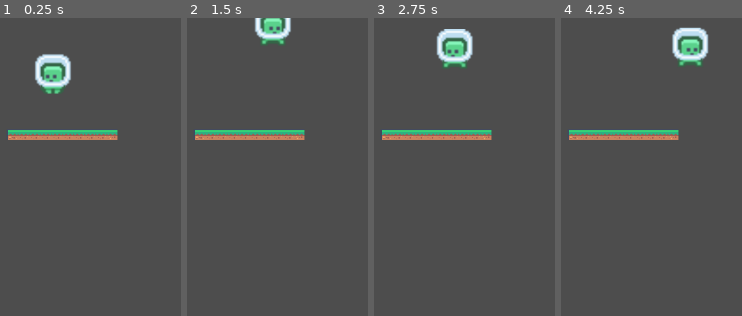
Above: before the commit, frames 1-4 (left to right).
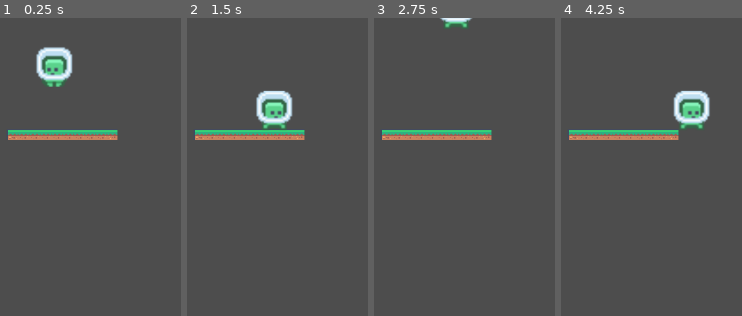
Above: after the commit, the same moments.

Repository: JustusBSchmidt04/LuckeRun
Game: Godot game, scene res://Szene/World1/World1.tscn
Same seed, same stepped clock (60 frames per second), same inputs: the game is played once before the commit and once after it.
Inputs:
- Up to frame 1 (0.25 s): no input
- Up to frame 2 (1.5 s): hold D (right) from 0.53 s (still down); tap Space (jump) at 0.77 s
- Up to frame 3 (2.75 s): tap Space (jump) at 1.52 s; release D (right) at 2.03 s; hold Left (left) from 2.03 s (still down)
- Up to frame 4 (4.25 s): release Left (left) at 2.78 s; hold D (right) from 2.78 s (still down); tap Space (jump) at 3.02, 3.77 s

The runs differ from the first frame. In frame 1, 2.5% of the frame differs, in the area x 19-41%, y 9-26%; in frame 2, 3.8%; in frame 3, 2.7%; in frame 4, 4.5%, in the area x 61-83%, y 3-38%.

Commit message:
Charakter Überarbeitung

Diff:
--- a/luckerun/Assets/Charakters/Player/Player.tscn
+++ b/luckerun/Assets/Charakters/Player/Lucke.tscn
@@ -29,8 +29,8 @@
 [sub_resource type="RectangleShape2D" id="RectangleShape2D_grwui"]
 size = Vector2(57, 57)
 
-[node name="CharacterBody2D" type="CharacterBody2D"]
-script = ExtResource("1_tjdk6")
+[node name="Luckes_Body" type="CharacterBody2D"]
+script = ExtResource("1_0au72")
 
 [node name="AnimatedSprite2D" type="AnimatedSprite2D" parent="."]
 position = Vector2(149, 63)
--- a/luckerun/Assets/Charakters/Player/Player.gd
+++ b/luckerun/Assets/Charakters/Player/Player.gd
@@ -1,4 +1,4 @@
-class_name player
+class_name Lucke
 extends CharacterBody2D
 
 
--- a/luckerun/Szene/World1/World1.tscn
+++ b/luckerun/Szene/World1/World1.tscn
@@ -1,8 +1,8 @@
 [gd_scene load_steps=11 format=4 uid="uid://7mffy5d5o5i5"]
 
 [ext_resource type="Texture2D" uid="uid://d02h66a4n7vr4" path="res://Assets_kenney/kenney_pixel-platformer/Tiles/tile_0001.png" id="4_px8sv"]
-[ext_resource type="PackedScene" uid="uid://dh3dhqrbax7l1" path="res://Assets/Charakters/Player/Player.tscn" id="4_q0t31"]
 [ext_resource type="Texture2D" uid="uid://coi1kp14qvs54" path="res://Assets_kenney/kenney_pixel-platformer/Tiles/tile_0002.png" id="5_c6rm1"]
+[ext_resource type="PackedScene" uid="uid://dntsryq2y3bpt" path="res://Assets/Charakters/Player/Lucke.tscn" id="5_ywvsk"]
 [ext_resource type="Texture2D" uid="uid://cwcn8oqaows4l" path="res://Assets_kenney/kenney_pixel-platformer/Tiles/tile_0003.png" id="6_x3jrd"]
 [ext_resource type="Texture2D" uid="uid://ckvj52mrkctxe" path="res://Assets_kenney/kenney_pixel-platformer/Tiles/tile_0000.png" id="7_sh4o7"]
 
@@ -43,5 +43,4 @@
 
 [node name="Background" type="TileMapLayer" parent="Map"]
 
-[node name="Player" parent="." instance=ExtResource("4_q0t31")]
-position = Vector2(-2, 10)
+[node name="Luckes_Body" parent="." instance=ExtResource("5_ywvsk")]
Not shown: 2 places in luckerun/Assets/Charakters/Player/Lucke.tscn that only renumber resources
